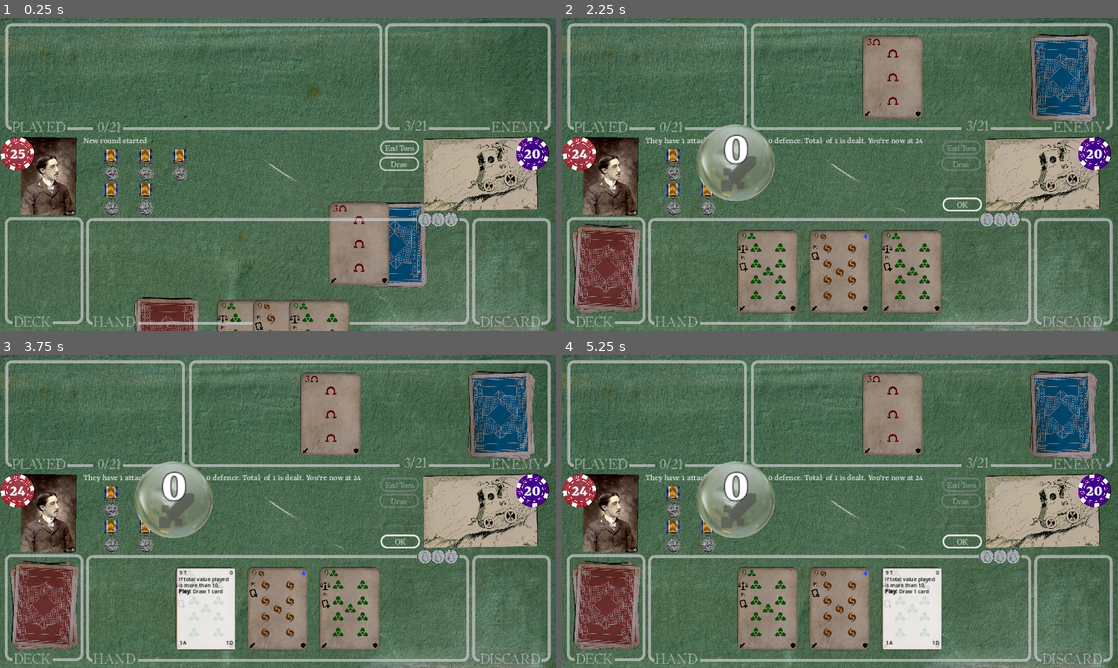
Above: before the commit, frames 1-4 (two rows, left to right).
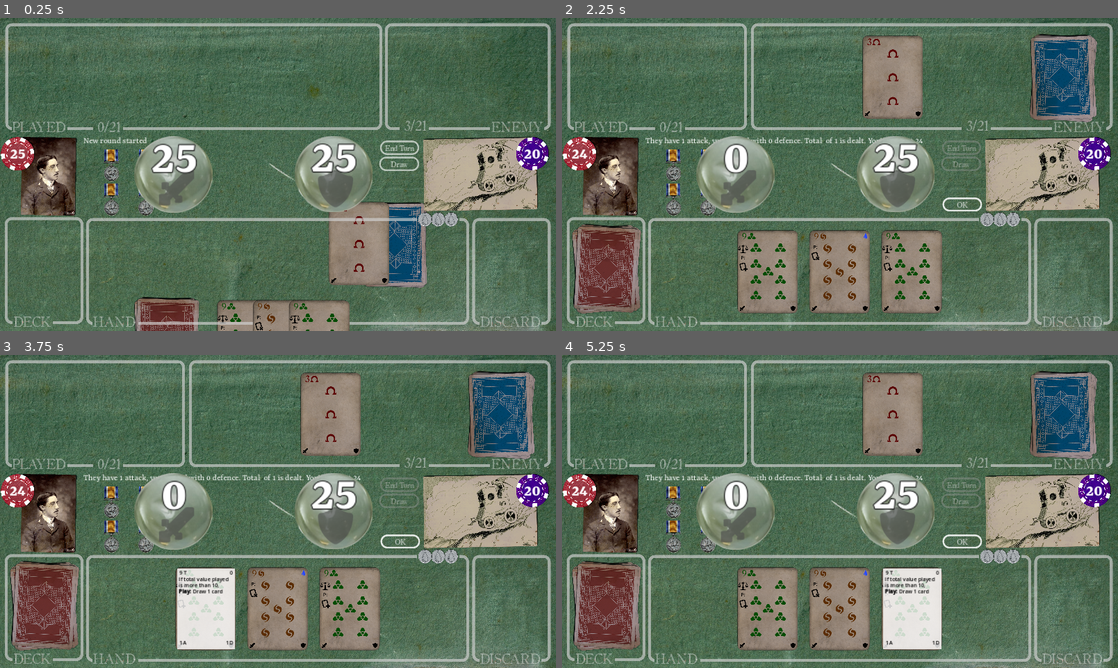
Above: after the commit, the same moments.

Repository: TicklesTheBrain/CardBuilder
Game: Godot game, scene res://scenes/game.tscn
Two runs of this game, one before a commit and one after it. Both use one fixed random seed, a clock stepped at 60 frames per second and the inputs below. The engine's default icon, where the game draws it, is replaced by a stand-in: a white triangle on a blue panel in a dark square.
Inputs (mouse positions are in pixels of both pictures, inside the frame that each line leads up to):
- Up to frame 1 (0.25 s): no input
- Up to frame 2 (2.25 s): click "End Turn" at 0.5 s; click "OK" at 1.25 s; click "OK" at 2 s
- Up to frame 3 (3.75 s): click "OK" at 2.75 s; tap Enter (endTravel) at 3.5 s; drag from (205, 608) to (350, 608) at 3.52 s
- Up to frame 4 (5.25 s): tap Space at 4.25 s; drag from (840, 608) to (606, 605) at 4.27 s; tap Enter (endTravel) at 5 s; move the mouse to (912, 608) at 5.02 s; hold Enter (endTravel) from 5.03 s (still down); click (912, 608) at 5.17 s

The runs differ from the first frame. In frame 1, 4.6% of the frame differs, in the area x 24-67%, y 37-63%; in frame 2, 4.3%; in frame 3, 4.3%; in frame 4, 4.3%.

Commit message:
damage animation script

Diff:
--- a/scenes/DamageResolutionAnimation.gd
+++ b/scenes/DamageResolutionAnimation.gd
@@ -3,3 +3,106 @@
 
 @export var leftSide: ResolutionParamAnimator
 @export var rightSide: ResolutionParamAnimator
+
+@export var shieldsDelay: float
+@export var smashAnimTime: float
+@export var rightSideAttackChip: ResourceTracker
+@export var leftSideAttackChip: ResourceTracker
+
+var attackComplete = false:
+    set(new):
+        if new and defenceComplete:
+            attackAndShieldBothComplete.emit()
+        attackComplete = new
+
+var delayShieldComplete = false
+var defenceComplete = false:
+        set(new):
+            if new and attackComplete:
+                attackAndShieldBothComplete.emit()
+                defenceComplete = new
+
+signal shieldGo
+signal done
+signal attackAndShieldBothComplete
+
+func setLeftParam(param: CardParam.ParamType):
+    leftSide.paramToShow = param
+
+func setRightParam(param: CardParam.ParamType):
+    rightSide.paramToShow = param
+
+func start():
+
+    var sideWithAttack = leftSide if leftSide.paramToShow == CardParam.ParamType.ATTACK else rightSide
+    var sideWithDefence = rightSide if rightSide.paramToShow == CardParam.ParamType.DEFENCE else leftSide
+
+    var totalAttackAvailable = sideWithAttack.containerToQuery.getTotalAttack()
+    var totalDefenceAvailable = sideWithDefence.containerToQuery.getTotalDefence()
+    var anyAttackAvailable = totalAttackAvailable > 0
+    var anyDefenceAvailable = totalDefenceAvailable > 0
+
+    if anyAttackAvailable:
+        sideWithAttack.start()
+        await sideWithAttack.done
+        markAttackComplete()
+    else:
+        markAttackComplete()
+
+    if anyDefenceAvailable:
+        if attackComplete:
+            sideWithDefence.start()
+        else:
+            await shieldGo
+            sideWithDefence.start()
+    else:
+        defenceComplete = true
+
+    if not (attackComplete and defenceComplete):
+        await attackAndShieldBothComplete
+
+    if not anyAttackAvailable:
+       pass
+
+    elif not anyDefenceAvailable:
+        sideWithAttack.hit()
+        await sideWithAttack.hitDone
+
+    elif totalDefenceAvailable >= totalAttackAvailable:
+        sideWithAttack.smash()
+        sideWithDefence.smash()
+        await sideWithAttack.smashDone
+        sideWithAttack.disappear()
+        sideWithDefence.setNewTarget(totalDefenceAvailable - totalAttackAvailable, 0.1)
+        await sideWithDefence.smashReturnDone
+
+    elif totalAttackAvailable > totalDefenceAvailable:
+        sideWithAttack.smash()
+        sideWithDefence.smash()
+        await sideWithAttack.smashDone
+        sideWithDefence.disappear()
+        sideWithAttack.setNewTarget(totalAttackAvailable - totalDefenceAvailable, 0.1)
+        await sideWithAttack.smashReturnDone
+        sideWithAttack.hit()
+        await sideWithAttack.hitDone
+
+    cleanup()
+    done.emit()
+
+func cleanup():
+    leftSide.disappear()
+    rightSide.disappear()
+    attackComplete = false
+    defenceComplete = false
+    delayShieldComplete = false
+
+func markAttackComplete():
+    attackComplete = true
+    shieldGo.emit()
+
+func markDelayShieldComplete():
+    delayShieldComplete = true
+
+func startShieldDelayTimer():
+    await get_tree().create_timer(shieldsDelay).timeout
+    shieldGo.emit()
--- a/scenes/DamageShower.gd
+++ b/scenes/DamageShower.gd
@@ -4,6 +4,7 @@
 @export var containerToQuery: CardContainer
 @export var cardNudgeVector: Vector2
 @export var paramToShow: CardParam.ParamType
+@export var animation: AnimationPlayer
 
 @export var maxScale: float
 @export var valueAtMaxScale: int
@@ -14,18 +15,32 @@
 @export var iconSprite: Sprite2D
 @export var attackTex: Texture2D
 @export var defenceTex: Texture2D
+@export var disappearTime: float
 
 signal done
+signal hitDone
+signal smashDone
+signal smashReturnDone
+
+var textAndScaleAnimationTime: float = 0.1
 
 var currentValue:float = 0:
 	set(newValue):
 		valueLabel.text = str(newValue)
 		currentValue = newValue
-var targetValue:float = 0
+
+var targetValue:float = 0:
+	set(newValue):
+		var weight = targetValue/valueAtMaxScale
+		var lerpedValue = lerp(startScale, maxScale, weight)
+		targetScale = clamp(lerpedValue, startScale, maxScale)
+		targetValue = newValue
+
 var valueChangeCounter = 0
 var targetScale = startScale
 
 func start():
+	animation.play("RESET")
 	match paramToShow:
 		CardParam.ParamType.ATTACK:
 			iconSprite.texture = attackTex
@@ -49,12 +64,8 @@
 			additionalParamValue = card.getDefence()
 
 	if additionalParamValue > 0:
-		targetValue += additionalParamValue
-		var weight = targetValue/valueAtMaxScale
-		var lerpedValue = lerp(startScale, maxScale, targetValue/valueAtMaxScale)
-		targetScale = clamp(lerpedValue, startScale, maxScale)
-		print('target scale', targetScale, ' lerpedValue ', lerpedValue, ' weight ', weight)
-		valueChangeCounter = 0
+		setNewTarget(targetValue+additionalParamValue, singleCardAnimationTime)
+		#print('target scale', targetScale, ' lerpedValue ', lerpedValue, ' weight ', weight)
 		var tween = get_tree().create_tween()
 		var cd = CardDisplayLord.getCardDisplay(card)
 
@@ -69,3 +80,26 @@
 		currentValue = clamp(floor(lerp(currentValue, targetValue, valueChangeCounter/singleCardAnimationTime)), currentValue, targetValue)
 		var clampedScale = clamp(lerp(scale.x, targetScale, valueChangeCounter/singleCardAnimationTime), scale.x, targetScale)
 		scale = Vector2(clampedScale, clampedScale)
+
+func setNewTarget(newTarget, time: float = textAndScaleAnimationTime):
+	targetValue = float(newTarget)
+	textAndScaleAnimationTime = time
+	valueChangeCounter = 0
+
+func smash():
+	animation.play("smash")
+	await animation.animation_finished
+	smashDone.emit()
+	animation.play("smashReturn")
+	smashReturnDone.emit()
+
+func hit():
+	animation.play("hit")
+	await animation.animation_finished
+	hitDone.emit()
+
+func disappear():
+	var tween = get_tree().create_tween()
+	tween.tween_property(self, "scale", Vector2(0.05,0.05), disappearTime)
+	await tween.finished
+	visible = false
--- a/scenes/game.tscn
+++ b/scenes/game.tscn
@@ -36,9 +36,11 @@
 [ext_resource type="FontFile" uid="uid://bokge8vr1onw8" path="res://fonts/Rasa-Regular.ttf" id="26_wmk7t"]
 [ext_resource type="PackedScene" uid="uid://kna3wka5eglg" path="res://item_display.tscn" id="27_6v012"]
 [ext_resource type="Texture2D" uid="uid://da3mc7dtg3lup" path="res://assets/items/medal.png" id="27_ou647"]
+[ext_resource type="Script" path="res://scenes/DamageResolutionAnimation.gd" id="37_0dq6y"]
 [ext_resource type="Script" path="res://scenes/DamageShower.gd" id="37_6bpek"]
 [ext_resource type="Texture2D" uid="uid://cnbiypdfd60l5" path="res://assets/marble1.png" id="38_gknv8"]
 [ext_resource type="Texture2D" uid="uid://bhetmn6uguvvr" path="res://assets/cardParamSymbols/sword.png" id="39_i2gir"]
+[ext_resource type="Texture2D" uid="uid://bru5bfyu7p22" path="res://assets/cardParamSymbols/shield.png" id="41_8tabx"]
 
 [sub_resource type="Resource" id="Resource_smt6a"]
 script = ExtResource("3_uyj67")
@@ -170,10 +172,10 @@
 okButton = NodePath("OkBUtton")
 deckPeaker = NodePath("DeckPeaker")
 discardPeaker = NodePath("DiscardPeaker")
-damageShower = NodePath("DamageResolutionAnimation/DamageShower")
+damageShower = NodePath("DamageResolutionAnimation/Left")
 player = NodePath("Logic/Player")
 enemy = NodePath("Logic/Enemy")
-metadata/_edit_horizontal_guides_ = [271.0, 712.0]
+metadata/_edit_horizontal_guides_ = [264.0, 712.0]
 metadata/_edit_vertical_guides_ = [1268.0, 11.0]
 
 [node name="Logic" type="Node" parent="."]
@@ -939,34 +941,44 @@
 logicalItemContainer = NodePath("../Logic/Player/ItemContainer")
 metadata/_edit_lock_ = true
 
-[node name="DamageResolutionAnimation" type="Node2D" parent="."]
+[node name="DamageResolutionAnimation" type="Node2D" parent="." node_paths=PackedStringArray("leftSide", "rightSide")]
 position = Vector2(399, 333)
 scale = Vector2(1.5, 1.5)
-
-[node name="DamageShower" type="Node2D" parent="DamageResolutionAnimation" node_paths=PackedStringArray("containerToQuery", "valueLabel")]
-visible = false
+script = ExtResource("37_0dq6y")
+leftSide = NodePath("Left")
+rightSide = NodePath("Right")
+shieldsDelay = 0.3
+
+[node name="Left" type="Node2D" parent="DamageResolutionAnimation" node_paths=PackedStringArray("containerToQuery", "animation", "valueLabel", "iconSprite")]
+position = Vector2(0, 18)
 script = ExtResource("37_6bpek")
 containerToQuery = NodePath("../../Logic/Player/PlayAreaManager")
-cardNudgeDownwardVector = Vector2(0, 40)
+cardNudgeVector = Vector2(0, 40)
+paramToShow = 2
+animation = NodePath("AnimLeft")
 maxScale = 1.5
 valueAtMaxScale = 10
 startScale = 0.5
-valueLabel = NodePath("Label")
+valueLabel = NodePath("ValueLeft")
 singleCardAnimationTime = 0.3
-
-[node name="Marble1" type="Sprite2D" parent="DamageResolutionAnimation/DamageShower"]
+iconSprite = NodePath("IconLeft")
+attackTex = ExtResource("39_i2gir")
+defenceTex = ExtResource("41_8tabx")
+disappearTime = 0.15
+
+[node name="Marble1" type="Sprite2D" parent="DamageResolutionAnimation/Left"]
 texture = ExtResource("38_gknv8")
 
-[node name="Sword" type="Sprite2D" parent="DamageResolutionAnimation/DamageShower"]
+[node name="IconLeft" type="Sprite2D" parent="DamageResolutionAnimation/Left"]
 self_modulate = Color(0.290196, 0.290196, 0.290196, 0.603922)
-position = Vector2(5, 17)
+position = Vector2(5, 20.3334)
 texture = ExtResource("39_i2gir")
 
-[node name="Label" type="Label" parent="DamageResolutionAnimation/DamageShower"]
+[node name="ValueLeft" type="Label" parent="DamageResolutionAnimation/Left"]
 offset_left = -34.0
-offset_top = -58.6667
+offset_top = -62.6667
 offset_right = 37.0
-offset_bottom = 22.3333
+offset_bottom = 18.3333
 theme_override_colors/font_outline_color = Color(0, 0, 0, 1)
 theme_override_constants/outline_size = 5
 theme_override_fonts/font = ExtResource("12_1nuxl")
@@ -976,6 +988,50 @@
 vertical_alignment = 1
 metadata/_edit_use_anchors_ = true
 
+[node name="AnimLeft" type="AnimationPlayer" parent="DamageResolutionAnimation/Left"]
+
+[node name="Right" type="Node2D" parent="DamageResolutionAnimation" node_paths=PackedStringArray("containerToQuery", "animation", "valueLabel", "iconSprite")]
+position = Vector2(246, 17.3333)
+script = ExtResource("37_6bpek")
+containerToQuery = NodePath("../../Logic/Enemy/EnemyPlayArea")
+cardNudgeVector = Vector2(0, 40)
+paramToShow = 3
+animation = NodePath("AnimRight")
+maxScale = 1.5
+valueAtMaxScale = 10
+startScale = 0.5
+valueLabel = NodePath("ValueRight")
+singleCardAnimationTime = 0.3
+iconSprite = NodePath("IconRight")
+attackTex = ExtResource("39_i2gir")
+defenceTex = ExtResource("41_8tabx")
+disappearTime = null
+metadata/_edit_group_ = true
+
+[node name="Marble1" type="Sprite2D" parent="DamageResolutionAnimation/Right"]
+texture = ExtResource("38_gknv8")
+
+[node name="IconRight" type="Sprite2D" parent="DamageResolutionAnimation/Right"]
+self_modulate = Color(0.290196, 0.290196, 0.290196, 0.603922)
+position = Vector2(3.00012, 22.3335)
+texture = ExtResource("41_8tabx")
+
+[node name="ValueRight" type="Label" parent="DamageResolutionAnimation/Right"]
+offset_left = -34.6667
+offset_top = -62.6667
+offset_right = 36.3333
+offset_bottom = 18.3333
+theme_override_colors/font_outline_color = Color(0, 0, 0, 1)
+theme_override_constants/outline_size = 5
+theme_override_fonts/font = ExtResource("12_1nuxl")
+theme_override_font_sizes/font_size = 80
+text = "25"
+horizontal_alignment = 1
+vertical_alignment = 1
+metadata/_edit_use_anchors_ = true
+
+[node name="AnimRight" type="AnimationPlayer" parent="DamageResolutionAnimation/Right"]
+
 [connection signal="button_down" from="DrawButton" to="." method="drawFromDeckToHand"]
 [connection signal="area_entered" from="PlayArea" to="PlayArea" method="_on_area_entered"]
 [connection signal="area_exited" from="PlayArea" to="PlayArea" method="_on_area_exited"]
Not shown: 1 places in scenes/game.tscn that only renumber resources
